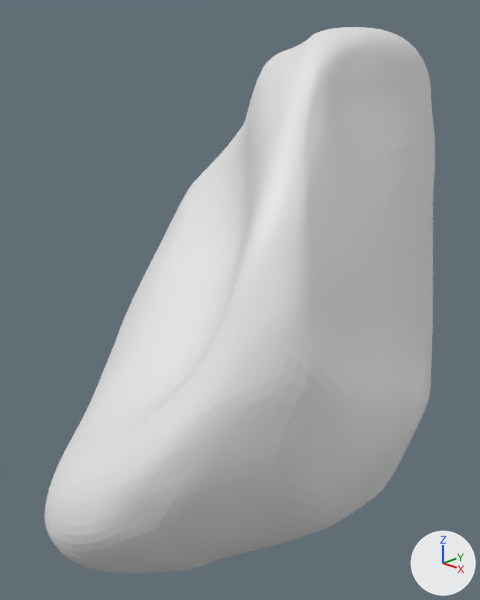
The Blender file Assets/Models/Domenic/Rocks/Evil Rocks/SmallRock3.blend, before and after one commit.
Before and after are seen from a camera (50 mm lens) standing at (4.59, -4.36, 3.47) and looking at (0.46, -0.14, 1.38). Every picture has the same lights, and +X, +Y and +Z are marked at lower right. The picture after the commit comes second.

The older version as bpy lines, for what is in view:
```python
me_cube = bpy.data.meshes.new('Cube')
me_cube.from_pydata(...)  # 6146 vertices, 6144 faces; spans x -1.17..2.3, y -2.43..2.5, z -0.73..3.77
me_cube.materials.append(mat_material)  # white #e7e7e7
ob_cube = bpy.data.objects.new('Cube', me_cube)
ob_cube.location = (0.0, 0.0, 0.0)
```
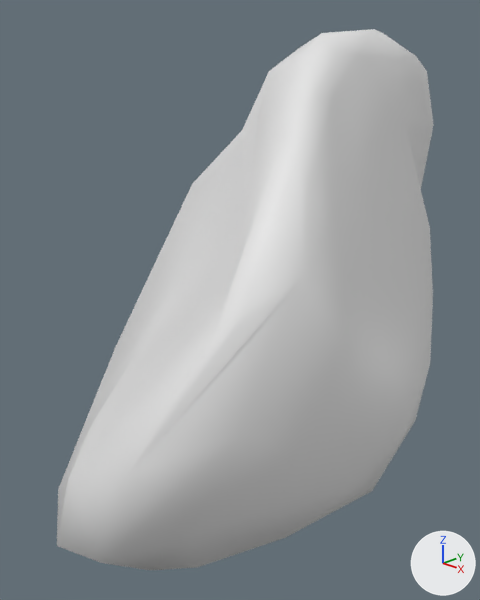
Where the change shows, as pixel boxes [x1, y1, x2, y2] in the pictures (480 x 600 px):
'Cube', modifiers changed: before [44, 27, 435, 574]; after [57, 29, 434, 570]

The edits, one by one:
me_cube has 6146 vertices, 6144 faces and spans x -1.17..2.3, y -2.43..2.5, z -0.73..3.77.
me_cube is used by ob_cube; location (0.0, 0.0, 0.0).
me_cube part 1: all faces are now shaded smooth (6144 of 6144 changed).
Object 'Cube' (ob_cube) gains a DECIMATE modifier named 'Decimate'.
Modifier setting: decimate_type = 'UNSUBDIV'.
Modifier setting: iterations = 6.
